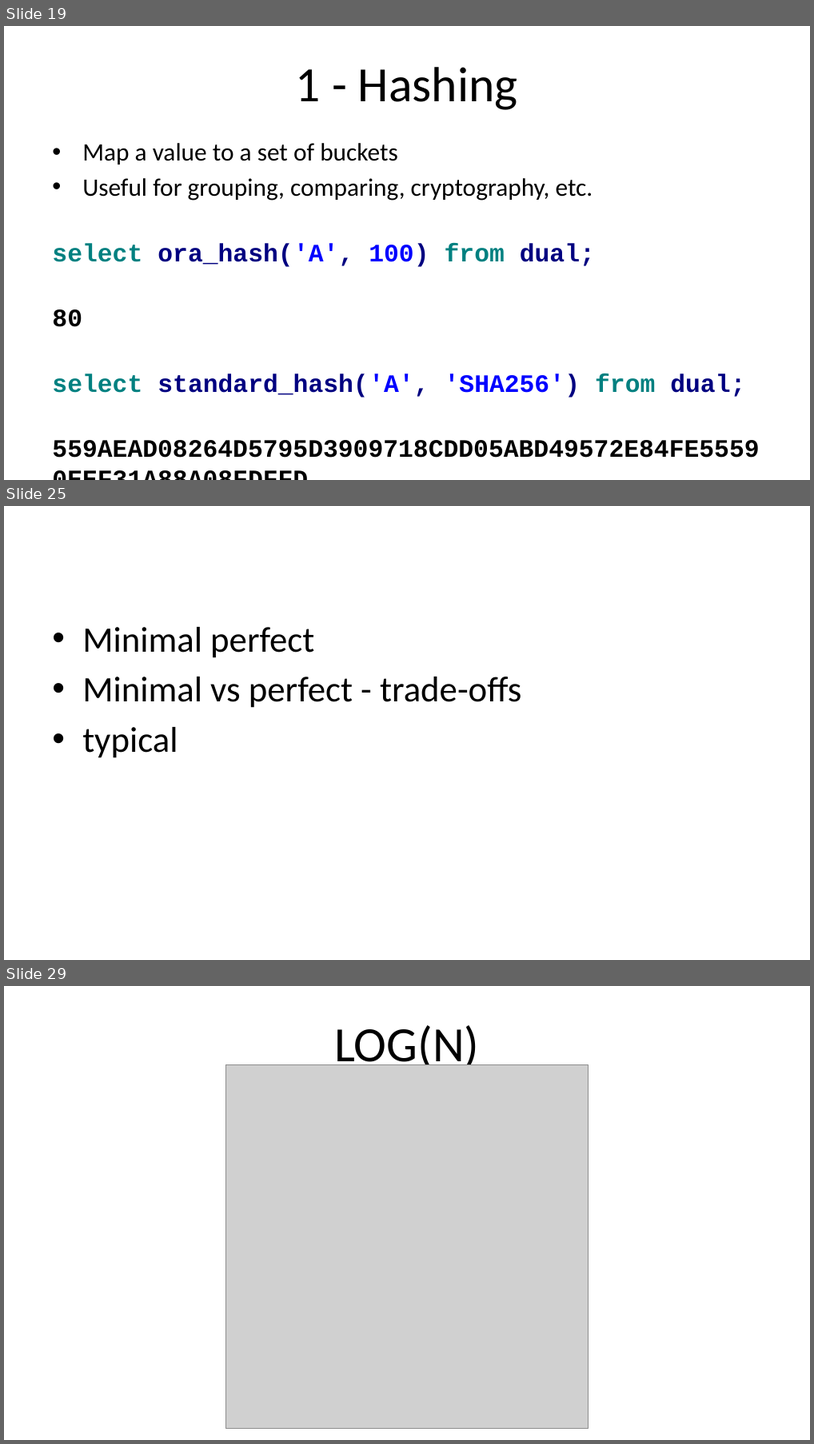
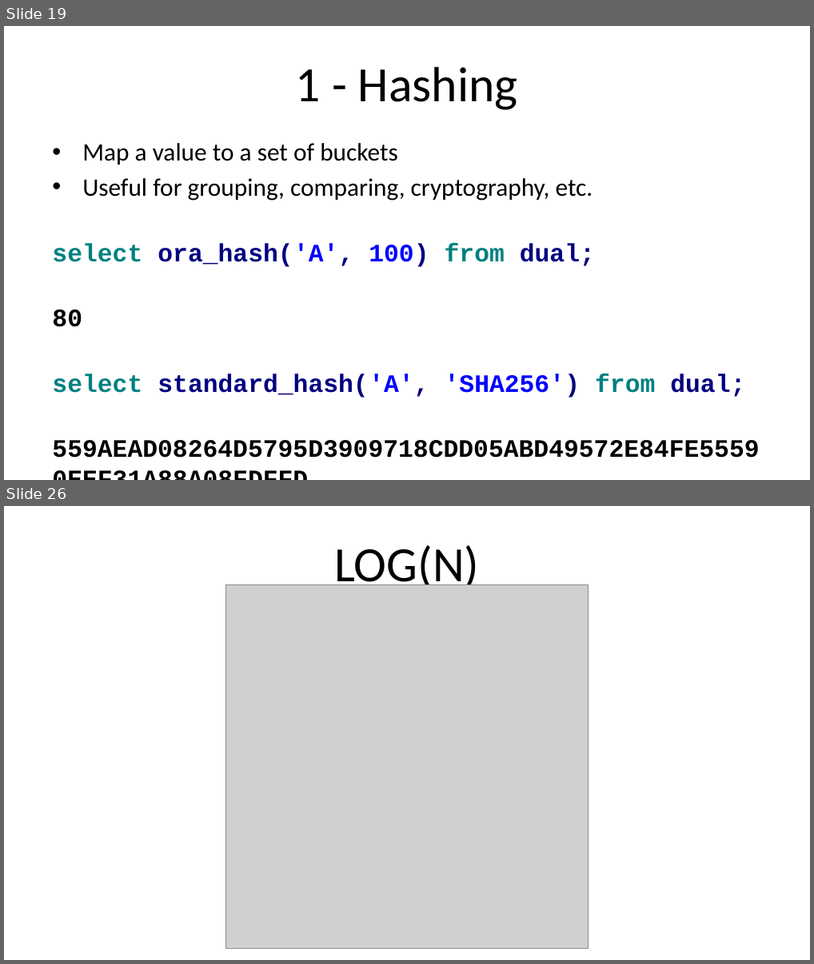
Before and after one commit to ProOracleSQL/space, a slide deck: examples/presentations/Practical Algorithm Analysis for Oracle Developers - Collaborate - 2019_281_Heller.pptx. Shown one above the other, each under a label of ours: slides 19, 25 and 29 before the commit, slides 19 and 26 after it; the slides between them are not shown. The pictures are 814x1444 and 814x964 pixels, drawn with LibreOffice and Linux fonts; fonts in the diff are those of the drawing; grey boxes stand for pictures. Boxes give left, top, right and bottom in pixels: in the first picture for what was removed or moved away, otherwise in the second. Text is boxed around its words. In the diff, an @@ line names an element or a change of style, - is before the commit and + after.

```diff
--- a/examples/presentations/Practical Algorithm Analysis for Oracle Developers - Collaborate - 2019_281_Heller.pptx
+++ b/examples/presentations/Practical Algorithm Analysis for Oracle Developers - Collaborate - 2019_281_Heller.pptx
@@ slide 25 removed at <box>4,506,810,960</box>, background #FFFFFF @@
@@ text removed at <box>82,627,522,758</box> @@
-• Minimal perfect
-• Minimal vs perfect - trade-offs
-• typical
@@ what was slide 29 is now slide 26 @@
```
Also in this commit, not shown: 13 slides changed, 3 slides added, 5 other slides removed.
